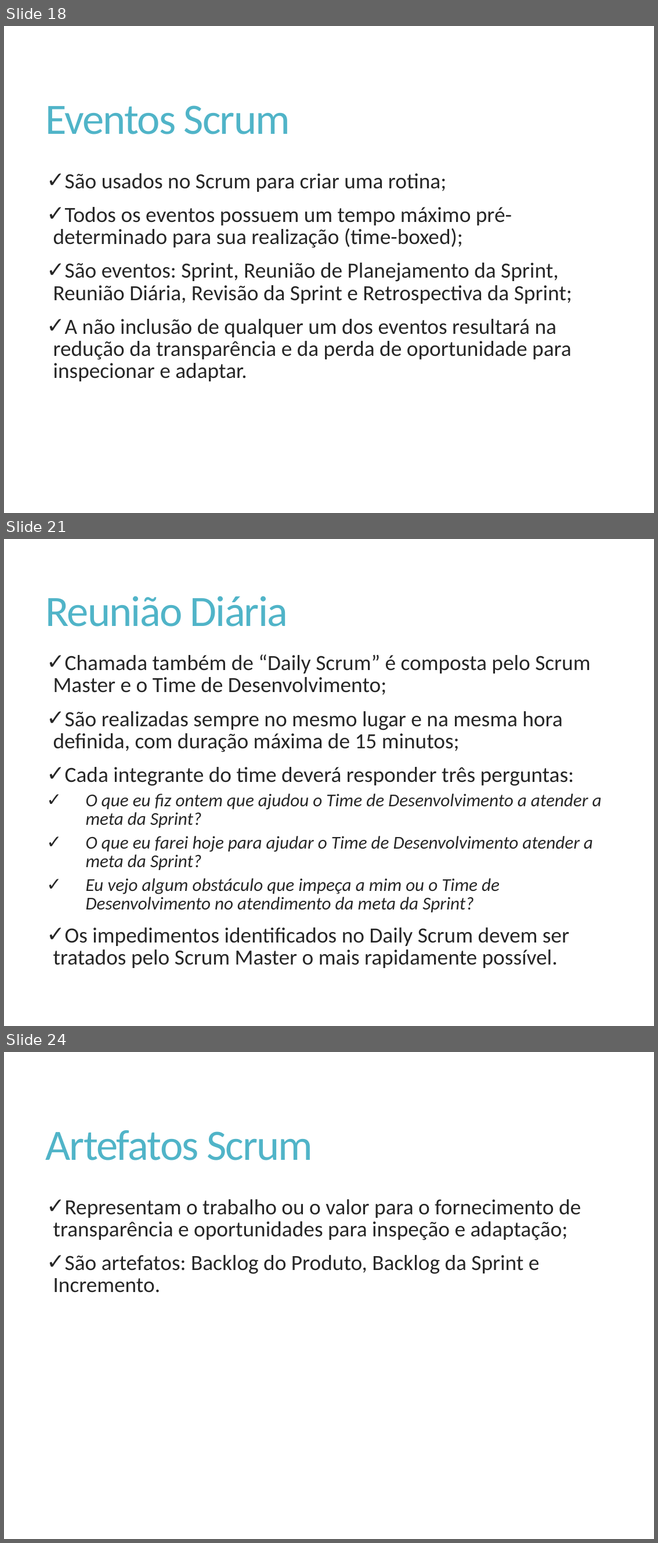
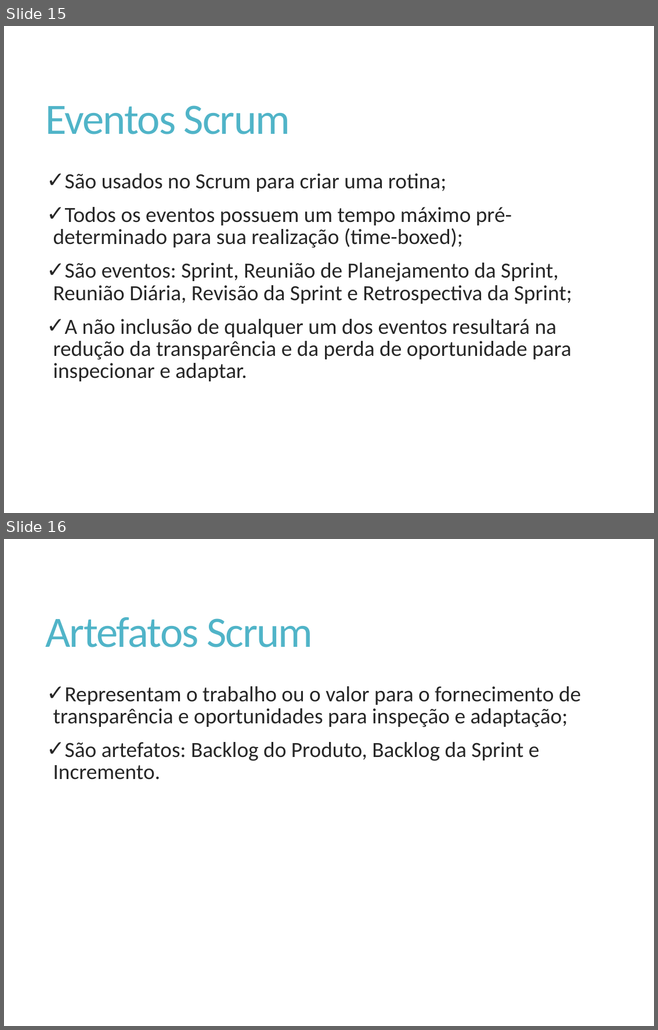
Before and after one commit to Elton-Garbin/TCC-2016, a slide deck: StartIdea/StartIdea.Docs/Apresentacao.pptx. Shown one above the other, each under a label of ours: slides 18, 21 and 24 before the commit, slides 15 and 16 after it; the slides between them are not shown. The pictures are 658x1543 and 658x1030 pixels, drawn with LibreOffice and Linux fonts; fonts in the diff are those of the drawing. Boxes give left, top, right and bottom in pixels: in the first picture for what was removed or moved away, otherwise in the second. Text is boxed around its words. In the diff, an @@ line names an element or a change of style, - is before the commit and + after.

```diff
--- a/StartIdea/StartIdea.Docs/Apresentacao.pptx
+++ b/StartIdea/StartIdea.Docs/Apresentacao.pptx
@@ slide 21 removed at [4, 539, 654, 1026], background #FFFFFF @@
@@ title removed at [46, 596, 288, 627] @@
-Reunião Diária
@@ text removed at [53, 654, 601, 968] @@
-✓ Chamada também de “Daily Scrum” é composta pelo Scrum Master e o Time de Desenvolvimento;
-✓ São realizadas sempre no mesmo lugar e na mesma hora definida, com duração máxima de 15 minutos;
-✓ Cada integrante do time deverá responder três perguntas:
-    ✓ O que eu fiz ontem que ajudou o Time de Desenvolvimento a atender a meta da Sprint?
-    ✓ O que eu farei hoje para ajudar o Time de Desenvolvimento atender a meta da Sprint?
-    ✓ Eu vejo algum obstáculo que impeça a mim ou o Time de Desenvolvimento no atendimento da meta da Sprint?
-✓ Os impedimentos identificados no Daily Scrum devem ser tratados pelo Scrum Master o mais rapidamente possível.
@@ what was slide 18 is now slide 15 @@
@@ what was slide 24 is now slide 16 @@
```
Also in this commit, not shown: 2 slides changed, 14 other slides removed.
